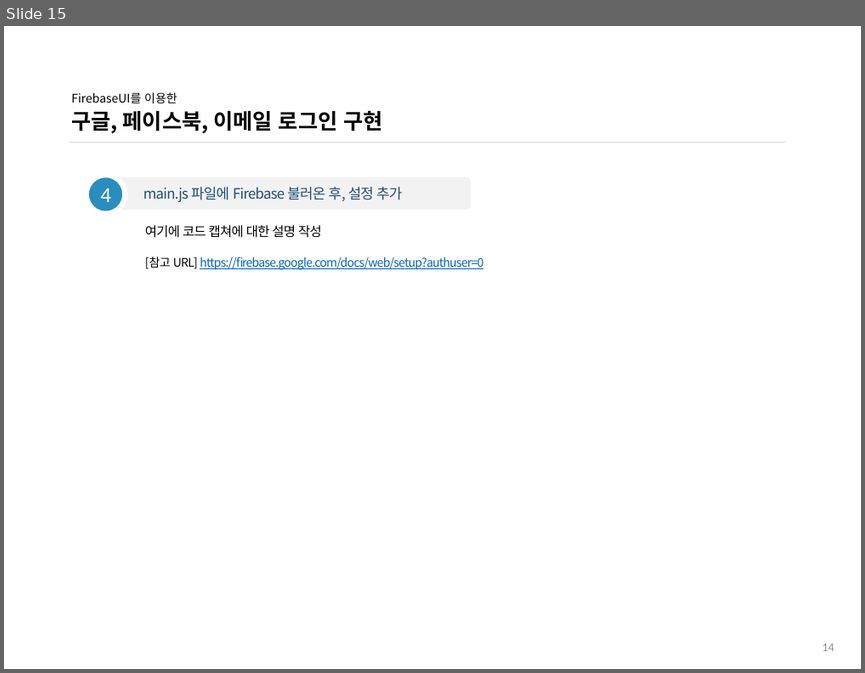
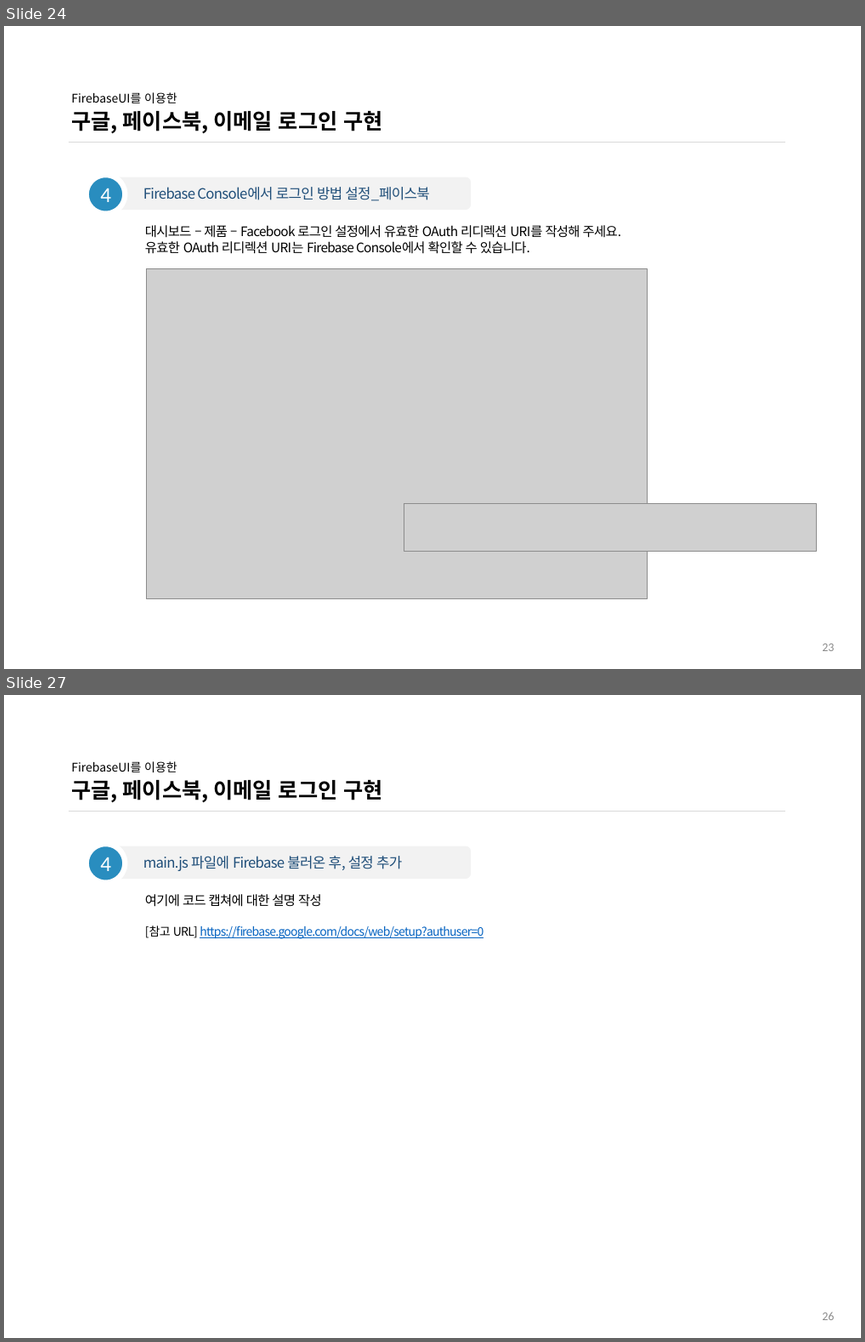
Before and after one commit to ddowon/vueStudy, a slide deck: 01.참고자료/191128_FirebaseUI 로그인 구현.pptx. Shown one above the other, each under a label of ours: slide 15 before the commit, slides 24 and 27 after it; the slides between them are not shown. The pictures are 865x673 and 865x1342 pixels, drawn with LibreOffice and Linux fonts; fonts in the diff are those of the drawing; grey boxes stand for pictures; background and template pictures are left out. Boxes give left, top, right and bottom in pixels: in the first picture for what was removed or moved away, otherwise in the second. Text is boxed around its words. In the diff, an @@ line names an element or a change of style, - is before the commit and + after.

Commit message:
12월 5일 15차 FirebaseUI 인증 스터디 자료 내용 보완

```diff
--- a/01.참고자료/191128_FirebaseUI 로그인 구현.pptx
+++ b/01.참고자료/191128_FirebaseUI 로그인 구현.pptx
@@ slide 24 added at (4,26,861,669), background #FFFFFF @@
@@ title added at (71,92,383,134), 18 pt, text #000000, bold @@
+FirebaseUI를 이용한
+구글, 페이스북, 이메일 로그인 구현
@@ line added from (69, 142) to (785, 142), #D9D9D9 0.5 pt @@
@@ ellipse added at (86,175,125,214), fill #298DBF, outline #FFFFFF 4.5 pt, 18 pt, text #FFFFFF @@
+4
@@ rounded rectangle added at (108,176,471,210), fill #F2F2F2, 12 pt, text #1F4E79 @@
+Firebase Console에서 로그인 방법 설정_페이스북
@@ text added at (145,225,622,254), 11 pt, text #000000 @@
+대시보드 – 제품 – Facebook 로그인 설정에서 유효한 OAuth 리디렉션 URI를 작성해 주세요.
+유효한 OAuth 리디렉션 URI는 Firebase Console에서 확인할 수 있습니다.
@@ picture added at (146,269,647,598) @@
@@ picture added at (404,504,816,551) @@
@@ page number added at (822,643,834,651), 10 pt, text #8C8C8C @@
+23
@@ what was slide 15 is now slide 27 @@
@@ page number at (822,1312,834,1320): text changed @@
-14
+26
```
Also in this commit, not shown: 5 slides changed, 11 other slides added.
